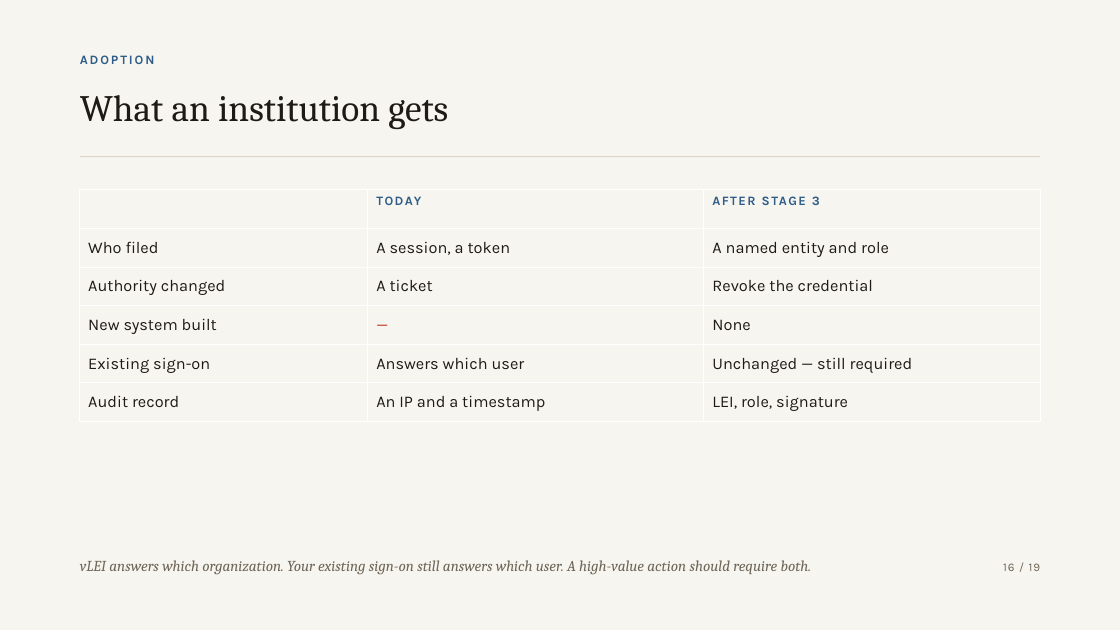
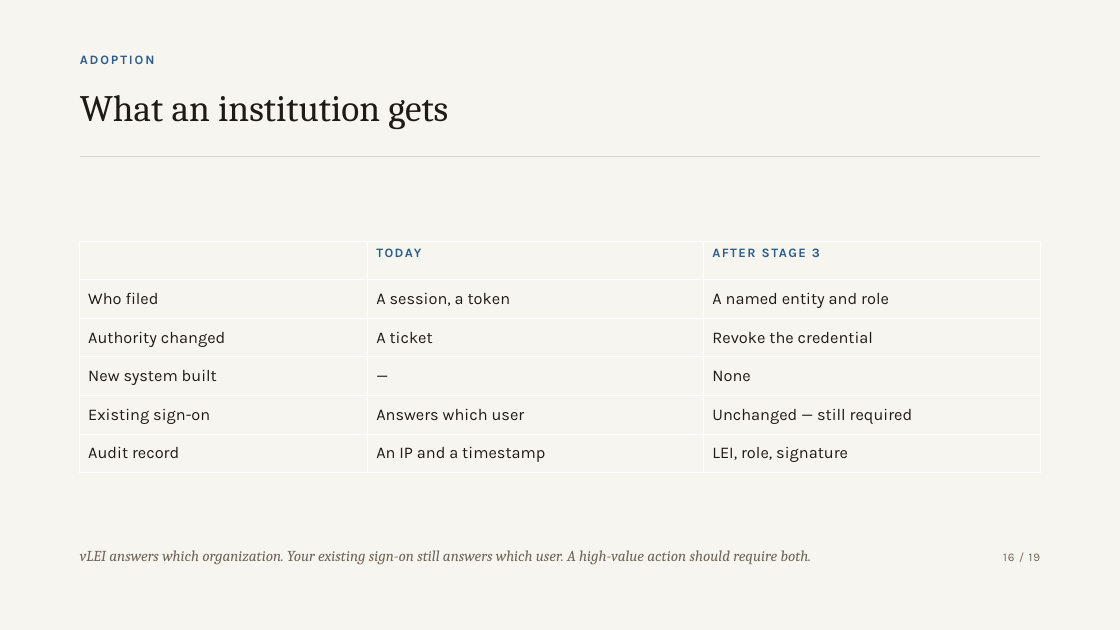
Before and after one commit to zuemen/mcp-vlei, a slide deck: slide 16 of docs/slides/mcp-vlei.pptx. Drawn at 1120x630 pixels with LibreOffice and Linux fonts; fonts in the diff are those of the drawing. Boxes give left, top, right and bottom in pixels: in the first picture for what was removed or moved away, otherwise in the second. Text is boxed around its words. In the diff, an @@ line names an element or a change of style, - is before the commit and + after.

```diff
--- a/docs/slides/mcp-vlei.pptx
+++ b/docs/slides/mcp-vlei.pptx
@@ table at (80, 241, 1040, 473) @@
@@ text colour #C0392B to #1E1B16 in "—" @@
@@ table: place and size @@
-table at (80, 190, 1040, 422)
+table at (80, 241, 1040, 473)
@@ text "vLEI answers which organization. Your ...": place and size @@
-text "vLEI answers which organization. Your ..." at (80, 560, 812, 575)
+text "vLEI answers which organization. Your ..." at (80, 550, 812, 565)
@@ text "16 / 19": place and size @@
-text "16 / 19" at (1003, 563, 1041, 571)
+text "16 / 19" at (1003, 553, 1041, 561)
```
Also in this commit, not shown: 17 other slides changed, 2 other files.
